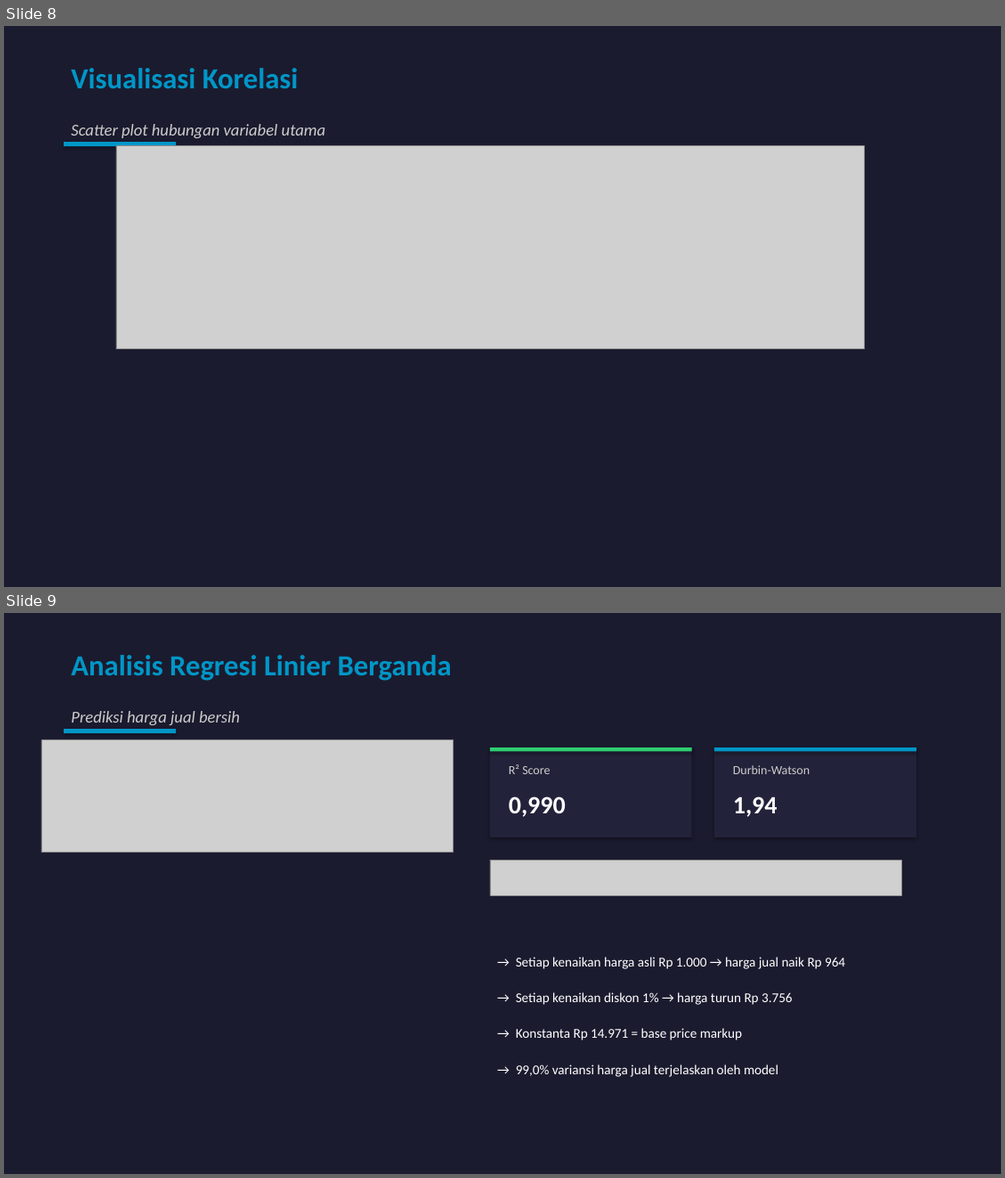
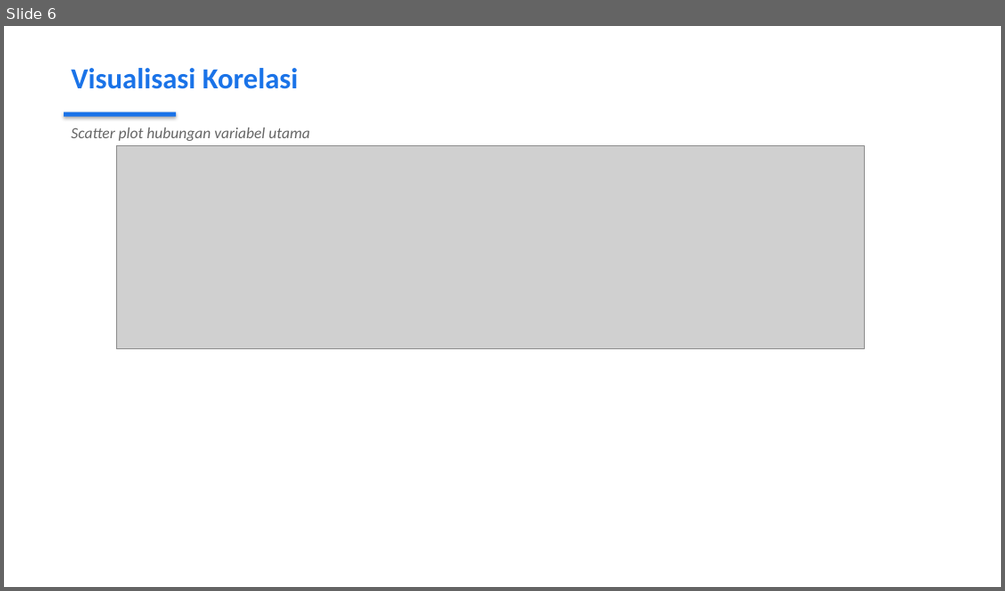
Before and after one commit to gadingnst/project-data-science, a slide deck: uas/presentasi_jurnal_artikel.pptx. Shown one above the other, each under a label of ours: slides 8 and 9 before the commit, slide 6 after it. The pictures are 1005x1178 and 1005x591 pixels, drawn with LibreOffice and Linux fonts; fonts in the diff are those of the drawing; grey boxes stand for pictures. Boxes give left, top, right and bottom in pixels: in the first picture for what was removed or moved away, otherwise in the second. Text is boxed around its words. In the diff, an @@ line names an element or a change of style, - is before the commit and + after.

Commit message:
feat(uas): revamp 2 PPTs with distinct themes + presentation scripts
PPT Gading (dark theme, 11 slides):
- Web scraping, statistik deskriptif, regresi linier, k-Means clustering
- Business insights & rekomendasi

PPT Rina (white/light theme, 11 slides):
- Latar belakang, CRISP-DM, data cleaning, korelasi Pearson
- Klasifikasi DT/RF, Big Data 5V

Scripts:
- skrip_presentasi_gading.md (Zoom recording cheatsheet)
- skrip_presentasi_rina.md (Zoom recording cheatsheet)

```diff
--- a/uas/presentasi_jurnal_artikel.pptx
+++ b/uas/presentasi_jurnal_artikel.pptx
@@ slide 9 removed at (x1=4, y1=613, x2=1001, y2=1174), background #1B1B2F @@
@@ text removed at (x1=71, y1=655, x2=452, y2=681) @@
-Analisis Regresi Linier Berganda
@@ text removed at (x1=71, y1=711, x2=240, y2=725) @@
-Prediksi harga jual bersih
@@ picture removed at (x1=41, y1=740, x2=453, y2=852) @@
@@ rectangle removed at (x1=64, y1=729, x2=176, y2=733) @@
@@ rectangle removed at (x1=490, y1=747, x2=692, y2=837) @@
@@ rectangle removed at (x1=490, y1=747, x2=692, y2=751) @@
@@ text removed at (x1=509, y1=764, x2=550, y2=774) @@
-R² Score
@@ rectangle removed at (x1=714, y1=747, x2=916, y2=837) @@
@@ rectangle removed at (x1=714, y1=747, x2=916, y2=751) @@
@@ text removed at (x1=733, y1=765, x2=809, y2=774) @@
-Durbin-Watson
@@ text removed at (x1=509, y1=796, x2=566, y2=817) @@
-0,990
@@ text removed at (x1=733, y1=796, x2=777, y2=817) @@
-1,94
@@ picture removed at (x1=490, y1=860, x2=901, y2=896) @@
@@ text removed at (x1=516, y1=957, x2=845, y2=969) @@
-→ Setiap kenaikan harga asli Rp 1.000 → harga jual naik Rp 964
@@ text removed at (x1=516, y1=992, x2=793, y2=1005) @@
-→ Setiap kenaikan diskon 1% → harga turun Rp 3.756
@@ text removed at (x1=516, y1=1028, x2=742, y2=1040) @@
-→ Konstanta Rp 14.971 = base price markup
@@ text removed at (x1=516, y1=1064, x2=778, y2=1077) @@
-→ 99,0% variansi harga jual terjelaskan oleh model
@@ what was slide 8 is now slide 6 @@
@@ slide 6 changed as well @@
@@ background #1B1B2F to #FFFFFF @@
@@ text "Visualisasi Korelasi" at (x1=71, y1=68, x2=299, y2=89): text colour #0096C7 to #1A73E8 @@
@@ text "Scatter plot hubungan variabel utama" at (x1=71, y1=127, x2=309, y2=141): size 16 to 15 pt, text colour #CCCCCC to #666666 @@
@@ rectangle moved from (x1=64, y1=142, x2=176, y2=146) to (x1=64, y1=112, x2=176, y2=117) @@
@@ rectangle at (x1=64, y1=112, x2=176, y2=117): fill #0096C7 to #1A73E8 @@
```
Also in this commit, not shown: 6 other slides changed, 4 slides added, 7 other slides removed, 3 other files.
